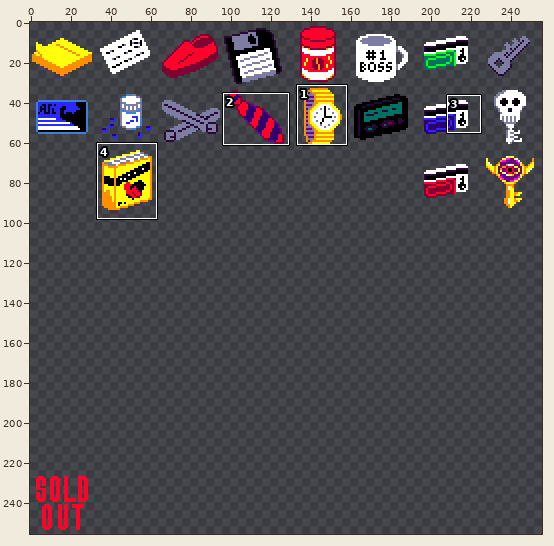
One commit to this pixel-art file: textures/aseprite/items.aseprite. Above: a wide view before the commit, with the close-up outlined.
Close-up. As it was:
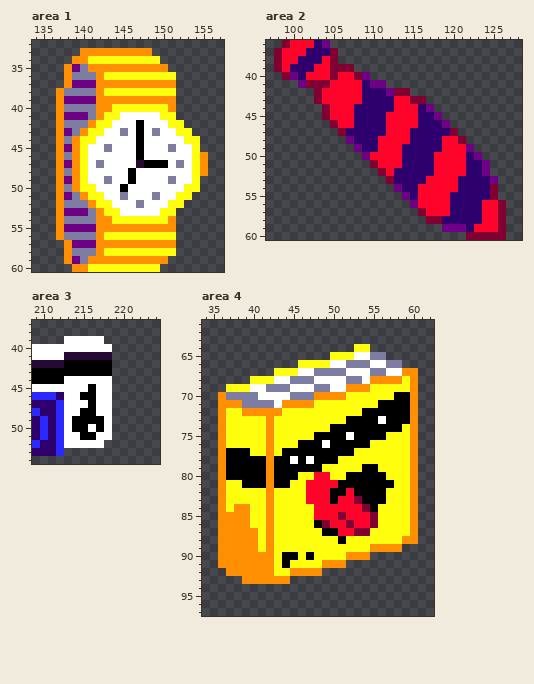
256x256 pixels, 1 frame. Shown: area 1: x 134..157, y 32..60; area 2: x 97..128, y 36..60; area 3: x 209..224, y 37..54; area 4: x 34..62, y 61..97. The commit also changed other parts of the picture, which this record leaves out.
After the commit:
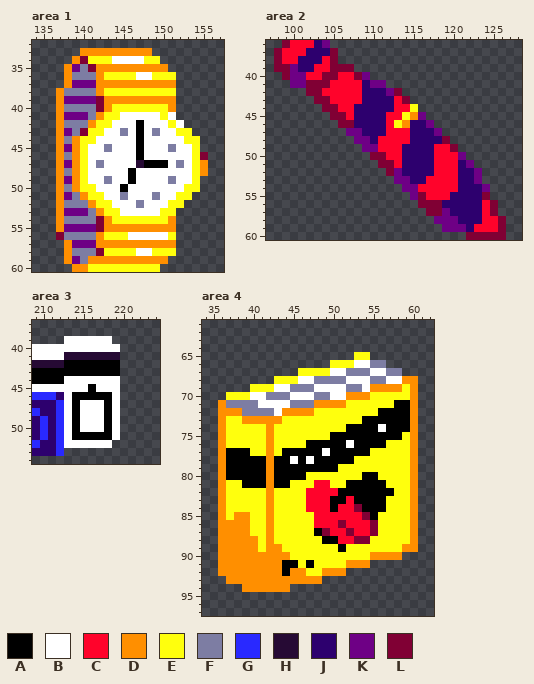
Palette (. is transparent): A #000000  B #ffffff  C #ff032b  D #ff8f00  E #ffff0d  F #7d7da3  G #2929ff  H #260a34  J #2d006e  K #6e0085  L #800034
The edit:
Changed rows in their new state; - is an unchanged pixel.
Area 1, layer "Layer 1":
first column x 140:
34 L---BBBB--------
35 -L--------------
36 -------BB-------
39 --L-------------
40 --L-------------
41 -----------B----
42 ------------B---
43 L---------------
46 ---------------L
first column x 137:
54 -----L--------
55 -----L--------
56 L--------BBBBB
58 -----L----BB--
Area 2, layer "Layer 1":
first column x 99:
39 LK--------------------------
40 --K--L----------------------
41 -K--------------------------
42 ---L-----------.------------
43 -----L---------L..----------
44 ------L---------E..---------
45 -----.LL-------EDK..--------
46 ------.LL-----EDJ-K..-------
47 -------.KK---------K..------
48 --------.KK---------L..-----
49 ---------.KK-------C-L..----
50 ----------.LL---------K..---
51 -----------.LL--------JK..--
52 ------------.LK-------J-K.--
53 -------------.KK--------K..-
54 --------------.KK--------K.-
55 ---------------.KL-------L.-
56 ----------------.LLLJ-----L.
57 -----------------.LLK-----L.
58 ------------------.KKK------
Area 3, layer "Layer 1":
first column x 214:
39 ----B-
40 -----B
41 -----H
42 -----A
43 -----A
44 -----B
45 -----B
46 A--AAB
47 A-B-AB
48 ABB-AB
49 -BBBAB
50 -B-BAB
51 A--AAB
52 ----B-
Area 4, layer "Layer 1":
first column x 36:
64 -----------------..------
65 --------------...EE..----
66 ----------....EEEBBFF..--
67 -------...EEEEBBFFFBBFF..
68 ----...EEEBBFFFFBB-FFBBD-
69 -...EEEBBFFFBB--FFBDDDD--
70 .EEEB-FFFBBBFFBBDDD---EE-
71 -FF--BB-BFFFDDDD----EE---
72 -DDFFFFBDDDD------EE-----
73 ---DDD-D--------EE--A----
74 --------------EE----B--A-
75 ------------EE--A----AA--
76 ----------E--A--B--AA----
77 -------------B---AA------
78 ---------------AA--------
79 -------------AA---EE-----
80 ----------A-EE--EE--E----
81 -----------E--EE-----E---
82 --------------C-A----A---
83 ---------------A-A-------
84 --EE-------C--A--LA-A----
85 -E-------------C--LA-----
86 ------------CC-LC--------
87 ----E-------ALC-LCCL-----
88 -------------AACCLL----E-
89 -------D-------A---EEEEDD
90 -------DDE-E----EEEDDDD--
91 -------D-A-A-EEEDDD------
92 D------DA--EEDDD---------
93 -DD------DDDD------------
94 ---DDDDDD----------------
